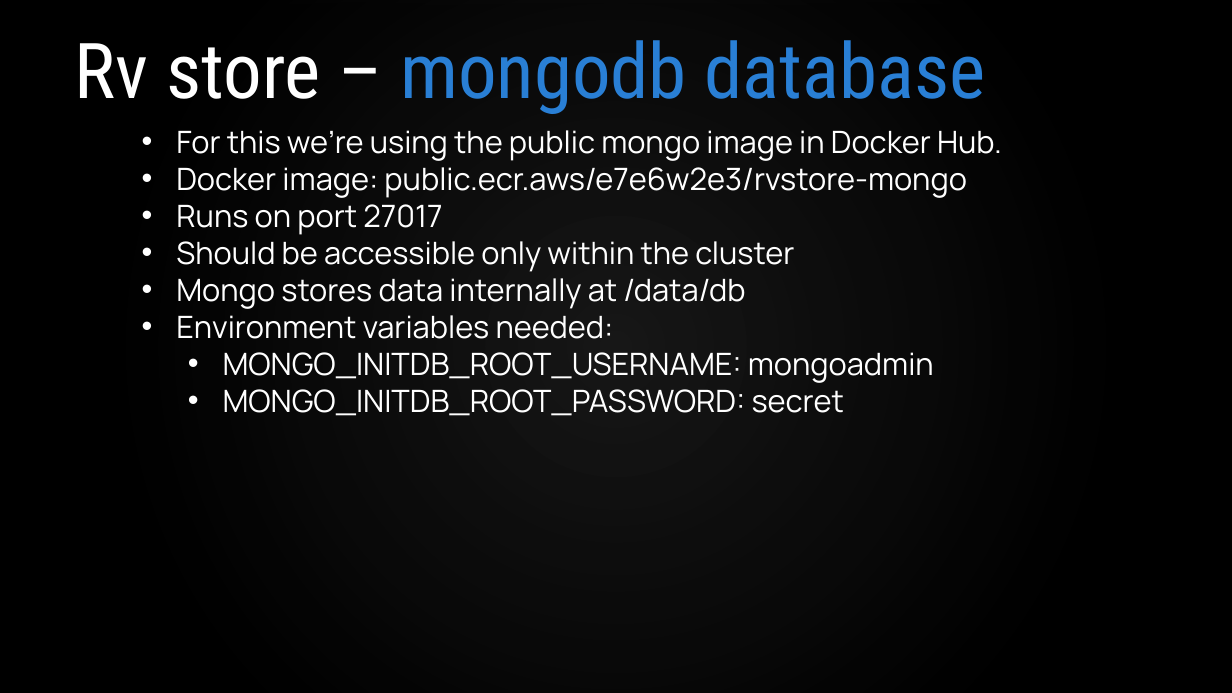
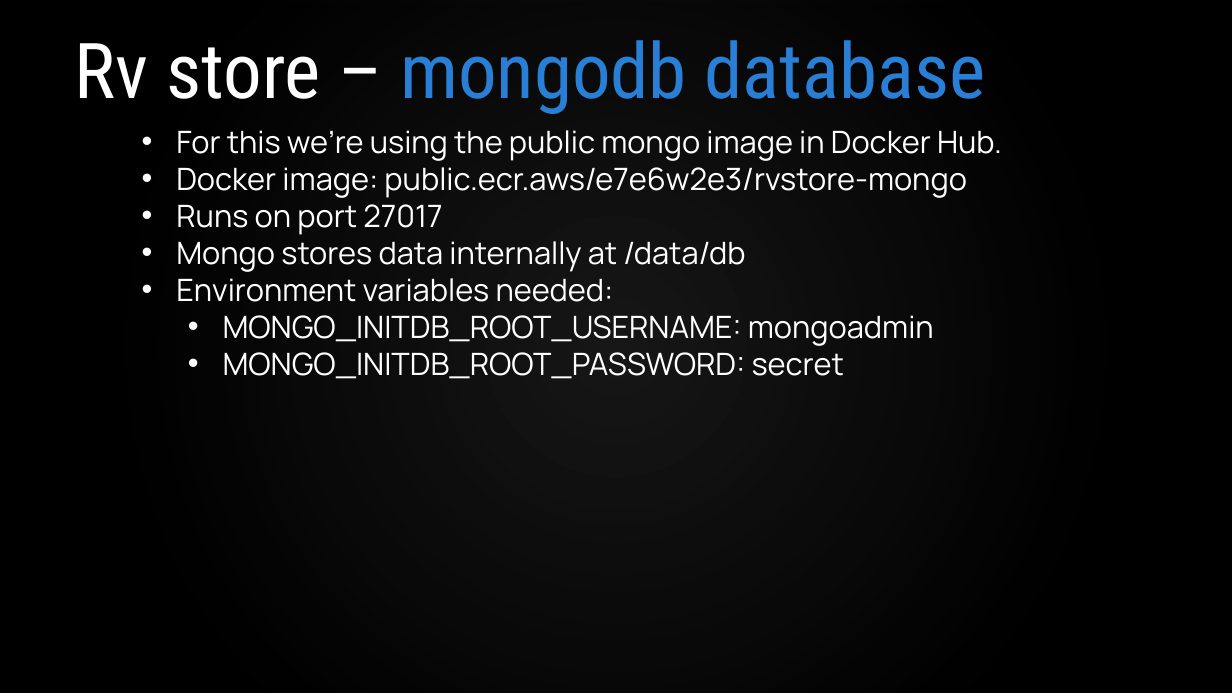
Before and after one commit to VergeOps/k8s-rvstore, a slide deck: slide 13 of rvstore_hackathon/Docker-RV Store Hackathon.pptx. Drawn at 1232x693 pixels with LibreOffice and Linux fonts; fonts in the diff are those of the drawing; background and template pictures are left out. Boxes give left, top, right and bottom in pixels: in the first picture for what was removed or moved away, otherwise in the second. Text is boxed around its words. In the diff, an @@ line names an element or a change of style, - is before the commit and + after.

```diff
--- a/rvstore_hackathon/Docker-RV Store Hackathon.pptx
+++ b/rvstore_hackathon/Docker-RV Store Hackathon.pptx
@@ text at [176,241,794,272]: paragraph removed @@
-• Should be accessible only within the cluster
```
Also in this commit, not shown: 4 other slides changed, 1 other file.
